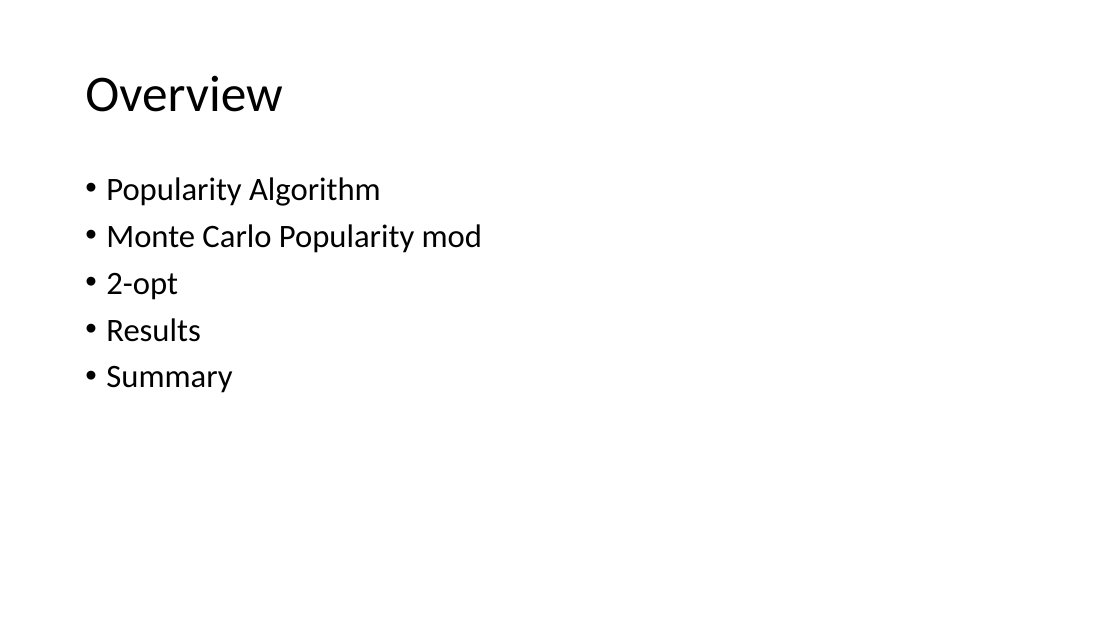
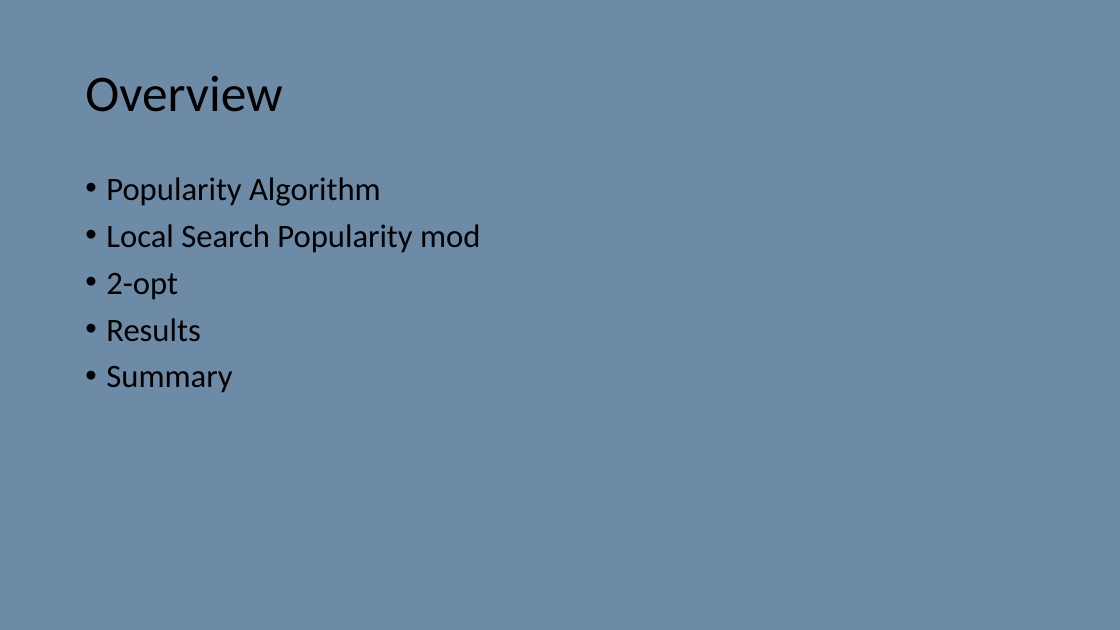
Before and after one commit to depperm/TSP, a slide deck: slide 2 of smallAnimation.pptx. Drawn at 1120x630 pixels with LibreOffice and Linux fonts; fonts in the diff are those of the drawing. Boxes give left, top, right and bottom in pixels: in the first picture for what was removed or moved away, otherwise in the second. Text is boxed around its words. In the diff, an @@ line names an element or a change of style, - is before the commit and + after.

```diff
--- a/smallAnimation.pptx
+++ b/smallAnimation.pptx
@@ background #FFFFFF to #1F4E79 at 65% opacity @@
@@ text at bbox=[106, 224, 480, 253]: text changed @@
-• Monte Carlo Popularity mod
+• Local Search Popularity mod
```
Also in this commit, not shown: 24 other slides changed, 1 other file.
